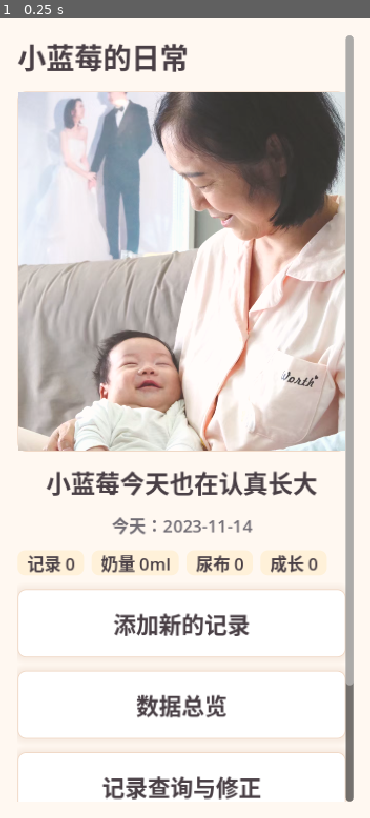
Above: before the commit, frame 1.
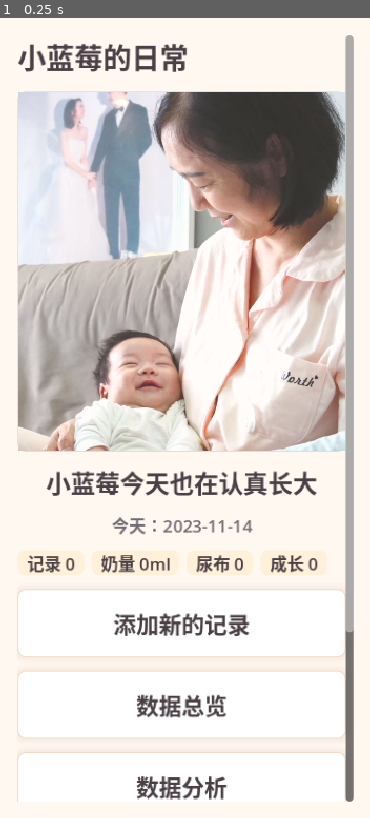
Above: after the commit, the same moment.

Repository: crescents720/BlueberryDailyApp
Game: Godot game, scene res://scenes/main.tscn
Two runs of this game, one before a commit and one after it. Both use one fixed random seed, a clock stepped at 60 frames per second and the inputs below.
Inputs:
- Up to frame 1 (0.25 s): no input

The runs differ from the first frame. In frame 1, 1.0% of the frame differs, in the area x 27-96%, y 76-98%.
Error after the commit: Parse Error: Cannot infer the type of "step" variable because the value doesn't have a set type. (res://scripts/analysis_chart.gd:89)

Commit message:
Add feeding and diaper analysis charts

Diff:
--- /dev/null
+++ b/scripts/analysis_chart.gd
@@ -0,0 +1,161 @@
+extends Control
+class_name BlueberryAnalysisChart
+
+const TEXT_COLOR := Color("#493f45")
+const MUTED_TEXT_COLOR := Color("#6f6b73")
+const GRID_COLOR := Color("#eadfd5")
+const MILK_COLOR := Color("#8aa7e6")
+const FEED_POINT_COLOR := Color("#d986a8")
+const PEE_COLOR := Color("#74b9c9")
+const POOP_COLOR := Color("#d58a55")
+
+var mode := "feeding"
+var dates: Array = []
+var feeding_totals: Array = []
+var feeding_times: Array = []
+var diaper_points: Array = []
+
+
+func _ready() -> void:
+	custom_minimum_size = Vector2(0, 420)
+	mouse_filter = Control.MOUSE_FILTER_IGNORE
+
+
+func set_feeding_data(date_values: Array, totals: Array, times: Array) -> void:
+	mode = "feeding"
+	dates = date_values
+	feeding_totals = totals
+	feeding_times = times
+	diaper_points = []
+	queue_redraw()
+
+
+func set_diaper_data(date_values: Array, points: Array) -> void:
+	mode = "diaper"
+	dates = date_values
+	feeding_totals = []
+	feeding_times = []
+	diaper_points = points
+	queue_redraw()
+
+
+func _draw() -> void:
+	if dates.is_empty():
+		_draw_empty()
+		return
+	var rect := Rect2(Vector2(48, 24), size - Vector2(86, 84))
+	if rect.size.x <= 10 or rect.size.y <= 10:
+		return
+	_draw_grid(rect)
+	if mode == "feeding":
+		_draw_feeding(rect)
+	else:
+		_draw_diaper(rect)
+	_draw_dates(rect)
+
+
+func _draw_empty() -> void:
+	var font := get_theme_default_font()
+	draw_string(font, Vector2(24, 80), "这段时间还没有可展示的数据", HORIZONTAL_ALIGNMENT_LEFT, -1, 18, MUTED_TEXT_COLOR)
+
+
+func _draw_grid(rect: Rect2) -> void:
+	var font := get_theme_default_font()
+	draw_rect(Rect2(rect.position, rect.size), Color("#fffaf6"), true)
+	draw_rect(Rect2(rect.position, rect.size), GRID_COLOR, false, 1.0)
+	for i in range(5):
+		var ratio := float(i) / 4.0
+		var y := rect.position.y + rect.size.y * ratio
+		draw_line(Vector2(rect.position.x, y), Vector2(rect.end.x, y), GRID_COLOR, 1.0)
+		var hour := int(round((1.0 - ratio) * 24.0))
+		draw_string(font, Vector2(rect.end.x + 6, y + 5), "%02d:00" % hour, HORIZONTAL_ALIGNMENT_LEFT, -1, 12, MUTED_TEXT_COLOR)
+	draw_string(font, Vector2(rect.end.x - 34, rect.position.y - 7), "时间", HORIZONTAL_ALIGNMENT_LEFT, -1, 12, MUTED_TEXT_COLOR)
+
+
+func _draw_feeding(rect: Rect2) -> void:
+	var font := get_theme_default_font()
+	var max_milk := 100
+	for value in feeding_totals:
+		max_milk = max(max_milk, int(value))
+	max_milk = int(ceil(float(max_milk) / 100.0) * 100.0)
+
+	for i in range(5):
+		var ratio := float(i) / 4.0
+		var y := rect.position.y + rect.size.y * ratio
+		var label_value := int(round((1.0 - ratio) * max_milk))
+		draw_string(font, Vector2(4, y + 5), "%s" % label_value, HORIZONTAL_ALIGNMENT_LEFT, -1, 12, MUTED_TEXT_COLOR)
+	draw_string(font, Vector2(4, rect.position.y - 7), "ml", HORIZONTAL_ALIGNMENT_LEFT, -1, 12, MUTED_TEXT_COLOR)
+
+	var step := rect.size.x / max(1, dates.size())
+	var bar_width := clamp(step * 0.48, 8.0, 28.0)
+	for i in range(dates.size()):
+		var center_x := rect.position.x + step * (i + 0.5)
+		var total := float(feeding_totals[i])
+		var bar_h := rect.size.y * total / float(max_milk)
+		var bar_rect := Rect2(Vector2(center_x - bar_width / 2.0, rect.end.y - bar_h), Vector2(bar_width, bar_h))
+		draw_rect(bar_rect, MILK_COLOR, true)
+		for minute in feeding_times[i]:
+			var y := _time_to_y(rect, int(minute))
+			draw_circle(Vector2(center_x, y), 4.0, FEED_POINT_COLOR)
+
+	_draw_legend([
+		{"label": "每日累计奶量", "color": MILK_COLOR},
+		{"label": "喂奶时间点", "color": FEED_POINT_COLOR}
+	])
+
+
+func _draw_diaper(rect: Rect2) -> void:
+	var step := rect.size.x / max(1, dates.size())
+	for point in diaper_points:
+		var day_index := int(point.get("day_index", 0))
+		var minute := int(point.get("minute", 0))
+		var amount := str(point.get("amount", "中"))
+		var diaper_type := str(point.get("type", "小便"))
+		var radius := 5.0
+		if amount == "大":
+			radius = 8.0
+		elif amount == "小":
+			radius = 4.0
+		var x := rect.position.x + step * (day_index + 0.5)
+		var y := _time_to_y(rect, minute)
+		draw_circle(Vector2(x, y), radius, POOP_COLOR if diaper_type == "大便" else PEE_COLOR)
+
+	_draw_legend([
+		{"label": "小便", "color": PEE_COLOR},
+		{"label": "大便", "color": POOP_COLOR},
+		{"label": "圆点大小=量", "color": MUTED_TEXT_COLOR}
+	])
+
+
+func _draw_dates(rect: Rect2) -> void:
+	var font := get_theme_default_font()
+	var step := rect.size.x / max(1, dates.size())
+	var skip := max(1, int(ceil(float(dates.size()) / 7.0)))
+	for i in range(dates.size()):
+		if i % skip != 0 and i != dates.size() - 1:
+			continue
+		var x := rect.position.x + step * (i + 0.5)
+		var label := _short_date(str(dates[i]))
+		draw_string(font, Vector2(x - 20, rect.end.y + 22), label, HORIZONTAL_ALIGNMENT_LEFT, -1, 12, MUTED_TEXT_COLOR)
+
+
+func _draw_legend(items: Array) -> void:
+	var font := get_theme_default_font()
+	var x := 48.0
+	var y := size.y - 22.0
+	for item in items:
+		var color: Color = item["color"]
+		draw_circle(Vector2(x, y - 4), 5.0, color)
+		draw_string(font, Vector2(x + 9, y), str(item["label"]), HORIZONTAL_ALIGNMENT_LEFT, -1, 13, MUTED_TEXT_COLOR)
+		x += 108.0
+
+
+func _time_to_y(rect: Rect2, minute: int) -> float:
+	return rect.end.y - rect.size.y * clamp(float(minute) / 1440.0, 0.0, 1.0)
+
+
+func _short_date(value: String) -> String:
+	var parts := value.split("-")
+	if parts.size() == 3:
+		return "%s/%s" % [parts[1], parts[2]]
+	return value
--- a/scripts/main.gd
+++ b/scripts/main.gd
@@ -2,6 +2,7 @@
 
 const DataStore := preload("res://scripts/data_store.gd")
 const SyncService := preload("res://scripts/sync_service.gd")
+const AnalysisChart := preload("res://scripts/analysis_chart.gd")
 
 const KIND_LABELS := {
 	"feeding": "喂养",
@@ -77,6 +78,7 @@
 
 	body.add_child(_big_button("添加新的记录", "", Callable(self, "show_record_entry"), true))
 	body.add_child(_big_button("数据总览", "", Callable(self, "show_visualization"), true))
+	body.add_child(_big_button("数据分析", "", Callable(self, "show_data_analysis"), true))
 	body.add_child(_big_button("记录查询与修正", "", Callable(self, "show_search"), true))
 	body.add_child(_big_button("同步数据", "", Callable(self, "_sync_and_refresh_home"), true))
 	sync_status_label = _empty_text("同步状态：未同步")
@@ -234,6 +236,130 @@
 	_render_visual(body, date, false)
 
 
+func show_data_analysis(date_value: String = "") -> void:
+	var body := _screen("数据分析", true)
+	message_label = _message_label()
+	var date := date_value if date_value != "" else store.today()
+	_add_date_picker(body, "analysis_date", "结束日期", date)
+	_add_option(body, "analysis_window", "时间窗", ["近三天", "近一周", "近一月"], "近一周")
+	_add_option(body, "analysis_kind", "分析类型", ["喂养", "尿布"], "喂养")
+	body.add_child(_button("展示", func(): _render_analysis(body)))
+	body.add_child(message_label)
+	_render_analysis(body)
+
+
+func _render_analysis(body: VBoxContainer) -> void:
+	for child in body.get_children():
+		if child.has_meta("analysis"):
+			body.remove_child(child)
+			child.queue_free()
+
+	var end_date := _control_value("analysis_date")
+	if not _looks_like_date(end_date):
+		_show_message("日期格式请写成 YYYY-MM-DD。")
+		return
+	var days := _analysis_window_days(_option_value("analysis_window"))
+	var dates := _date_range_ending(end_date, days)
+	var start_date := str(dates[0])
+	var records := store.records_between(start_date, end_date)
+	var kind := _option_value("analysis_kind")
+
+	var panel := _panel()
+	panel.set_meta("analysis", true)
+	body.add_child(panel)
+	body.move_child(panel, body.get_child_count() - 2)
+	var box := VBoxContainer.new()
+	box.add_theme_constant_override("separation", 10)
+	panel.add_child(box)
+	box.set_anchors_and_offsets_preset(Control.PRESET_FULL_RECT, Control.PRESET_MODE_MINSIZE, 14)
+
+	var title := _section_title("%s · %s 至 %s" % [kind, start_date, end_date])
+	box.add_child(title)
+	var chart: BlueberryAnalysisChart = AnalysisChart.new()
+	box.add_child(chart)
+	if kind == "喂养":
+		var feeding_data := _feeding_analysis_data(records, dates)
+		chart.set_feeding_data(dates, feeding_data["totals"], feeding_data["times"])
+	else:
+		chart.set_diaper_data(dates, _diaper_analysis_points(records, dates))
+	call_deferred("_make_scroll_friendly", panel)
+
+
+func _analysis_window_days(label: String) -> int:
+	match label:
+		"近三天":
+			return 3
+		"近一月":
+			return 30
+		_:
+			return 7
+
+
+func _date_range_ending(end_date: String, days: int) -> Array:
+	var end_day := _date_to_day_number(end_date)
+	var result: Array = []
+	for i in range(days - 1, -1, -1):
+		result.append(_date_from_day_number(end_day - i))
+	return result
+
+
+func _feeding_analysis_data(records: Array, dates: Array) -> Dictionary:
+	var index := _date_index_map(dates)
+	var totals: Array = []
+	var times: Array = []
+	for _date in dates:
+		totals.append(0)
+		times.append([])
+
+	for record in records:
+		if str(record.get("kind", "")) != "feeding":
+			continue
+		var date := str(record.get("date", ""))
+		if not index.has(date):
+			continue
+		var day_index := int(index[date])
+		var data: Dictionary = record.get("data", {})
+		totals[day_index] = int(totals[day_index]) + int(data.get("milk_ml", 0))
+		var minute := _time_to_minutes(str(data.get("start_time", data.get("time", "00:00"))))
+		times[day_index].append(minute)
+	return {"totals": totals, "times": times}
+
+
+func _diaper_analysis_points(records: Array, dates: Array) -> Array:
+	var index := _date_index_map(dates)
+	var points: Array = []
+	for record in records:
+		if str(record.get("kind", "")) != "diaper":
+			continue
+		var date := str(record.get("date", ""))
+		if not index.has(date):
+			continue
+		var data: Dictionary = record.get("data", {})
+		var diaper_type := str(data.get("diaper_type", "小便"))
+		var amount := str(data.get("pee_amount", data.get("poop_amount", "中")))
+		points.append({
+			"day_index": int(index[date]),
+			"minute": _time_to_minutes(str(data.get("time", "00:00"))),
+			"type": diaper_type,
+			"amount": amount
+		})
+	return points
+
+
+func _date_index_map(dates: Array) -> Dictionary:
+	var result := {}
+	for i in range(dates.size()):
+		result[str(dates[i])] = i
+	return result
+
+
+func _time_to_minutes(value: String) -> int:
+	var parts := value.split(":")
+	if parts.size() != 2:
+		return 0
+	return clampi(int(parts[0]) * 60 + int(parts[1]), 0, 1439)
+
+
 func _render_visual(body: VBoxContainer, date: String, weekly: bool) -> void:
 	for child in body.get_children():
 		if child.has_meta("viz"):
